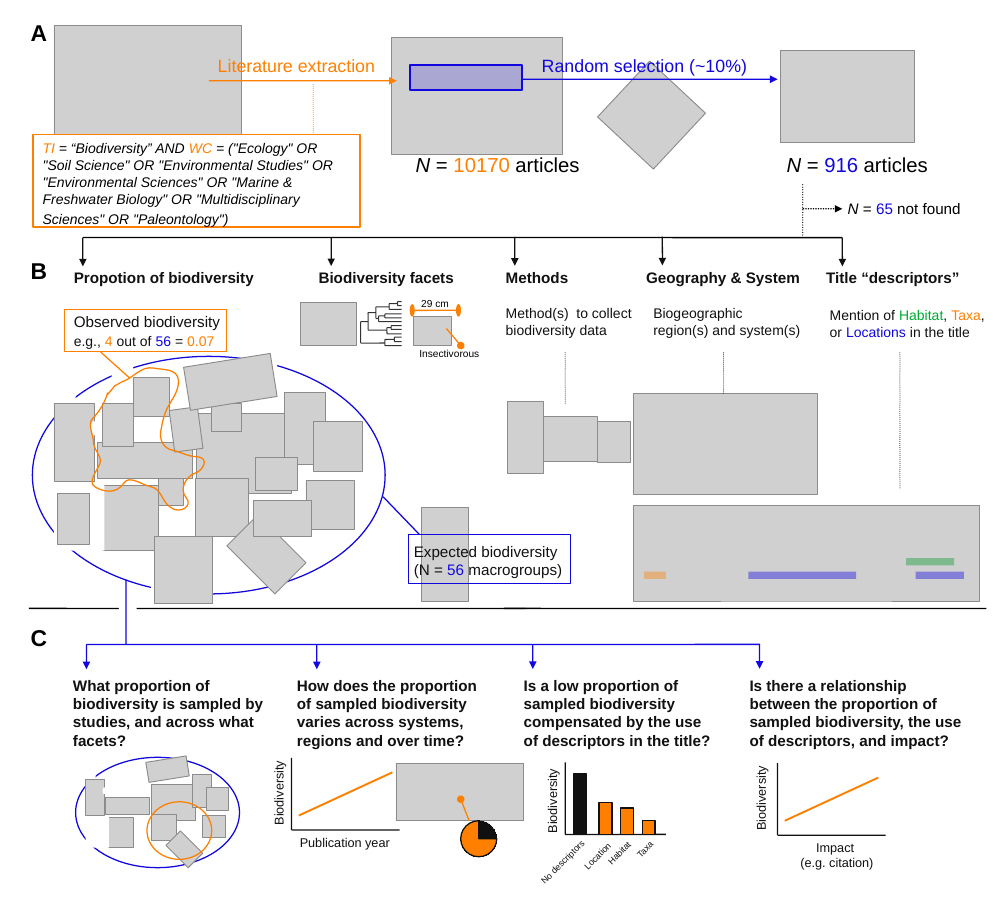
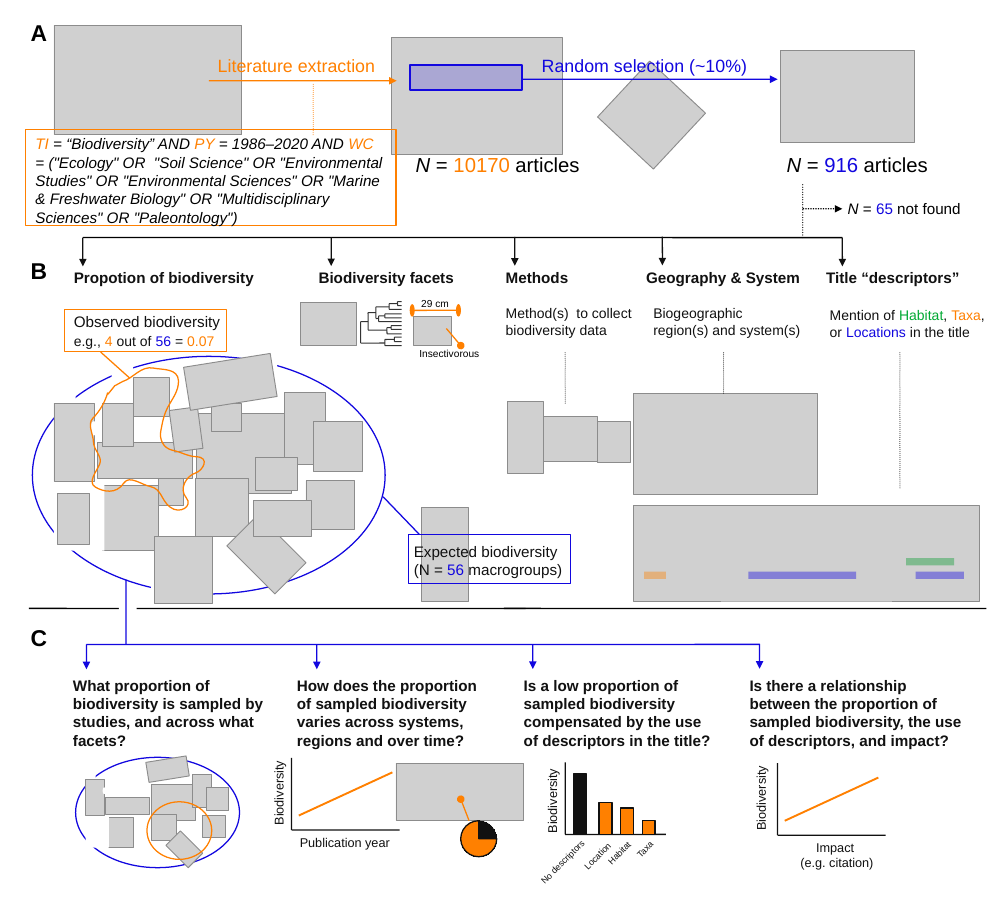
Before and after one commit to StefanoMammola/Analysis_Mammola_et_al_Biodiversity_Misuse, a slide deck: slide 1 of Figure/Figure_1 summary.odp. Drawn at 1008x918 pixels with LibreOffice and Linux fonts; fonts in the diff are those of the drawing; grey boxes stand for pictures; background and template pictures are left out. Boxes give left, top, right and bottom in pixels: in the first picture for what was removed or moved away, otherwise in the second. Text is boxed around its words. In the diff, an @@ line names an element or a change of style, - is before the commit and + after.

```diff
--- a/Figure/Figure_1 summary.odp
+++ b/Figure/Figure_1 summary.odp
@@ rectangle "TI = “Biodiversity” AND PY ...": place and size @@
-rectangle "TI = “Biodiversity” AND PY ..." at bbox=[33, 134, 360, 227]
+rectangle "TI = “Biodiversity” AND PY ..." at bbox=[26, 130, 396, 226]
@@ text in rectangle at bbox=[35, 138, 383, 226]: text changed; size 11 to 12 pt @@
-TI = “Biodiversity” AND WC = ("Ecology" OR
-"Soil Science" OR "Environmental Studies" OR "Environmental Sciences" OR "Marine & Freshwater Biology" OR "Multidisciplinary Sciences" OR "Paleontology")
+TI = “Biodiversity” AND PY = 1986–2020 AND WC = ("Ecology" OR "Soil Science" OR "Environmental Studies" OR "Environmental Sciences" OR "Marine & Freshwater Biology" OR "Multidisciplinary Sciences" OR "Paleontology")
```
Also in this commit, not shown: 2 other files.
